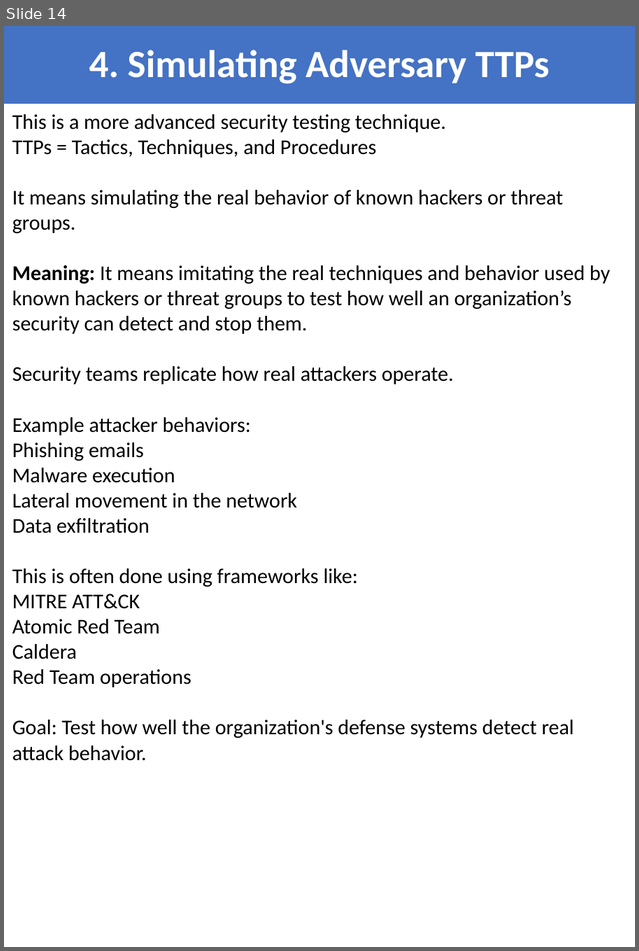
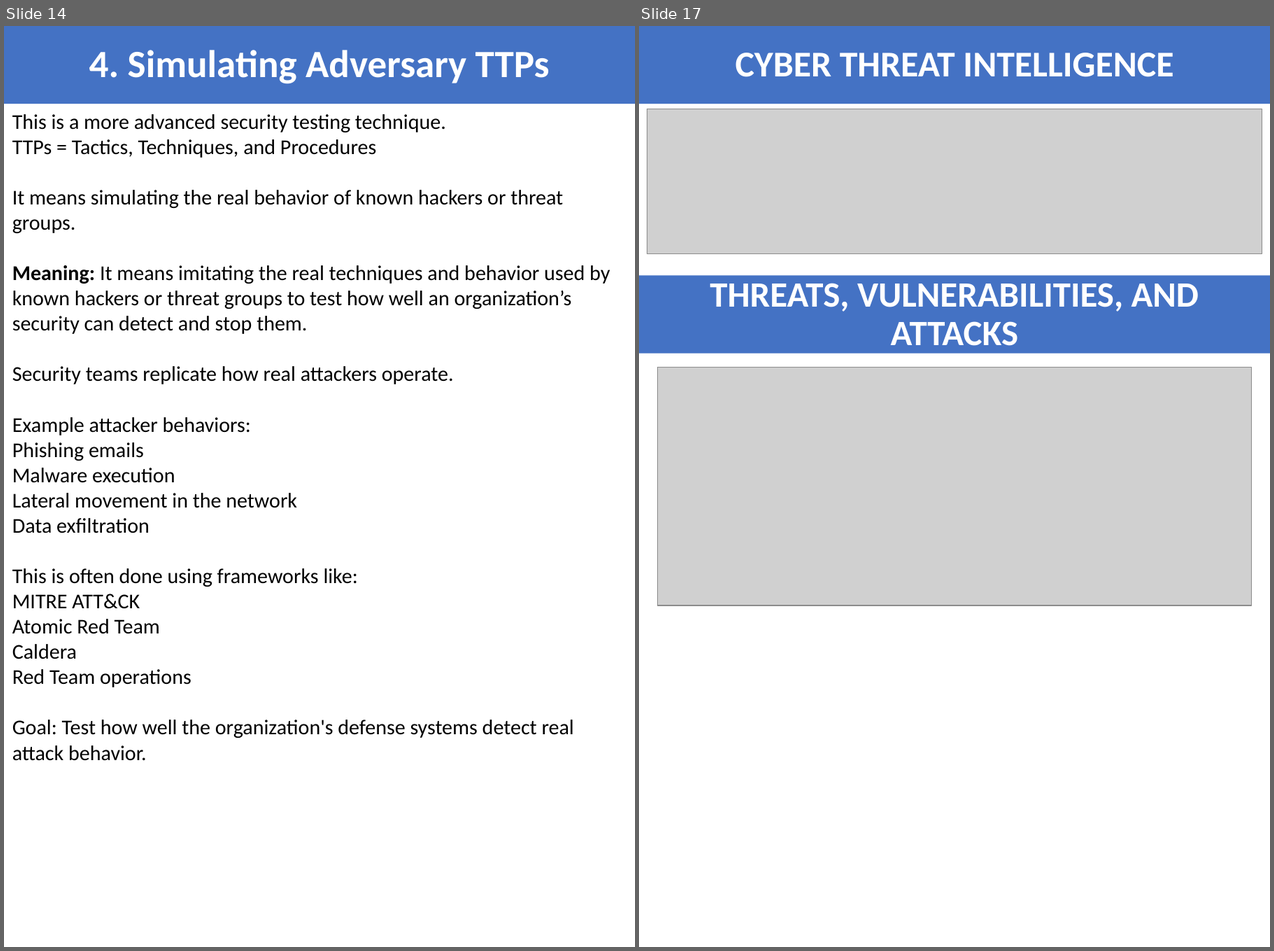
Before and after one commit to shankarpradhan/Networking, a slide deck: SASE/MITRE_ATTACK.pptx. Shown side by side, each under a label of ours: slide 14 before the commit, slides 14 and 17 after it; the slides between them are not shown. The pictures are 639x951 and 1274x951 pixels, drawn with LibreOffice and Linux fonts; fonts in the diff are those of the drawing; grey boxes stand for pictures. Boxes give left, top, right and bottom in pixels: in the first picture for what was removed or moved away, otherwise in the second. Text is boxed around its words. In the diff, an @@ line names an element or a change of style, - is before the commit and + after.

```diff
--- a/SASE/MITRE_ATTACK.pptx
+++ b/SASE/MITRE_ATTACK.pptx
@@ slide 17 added at (x1=639, y1=26, x2=1270, y2=947), background #FFFFFF @@
@@ title added at (x1=639, y1=26, x2=1270, y2=104), fill #4472C4, 31 pt, text #FFFFFF, bold @@
+CYBER THREAT INTELLIGENCE
@@ picture added at (x1=647, y1=109, x2=1262, y2=254) @@
@@ rectangle added at (x1=639, y1=275, x2=1270, y2=354), fill #4472C4, 30.5 pt, text #FFFFFF, bold @@
+THREATS, VULNERABILITIES, AND ATTACKS
@@ picture added at (x1=657, y1=368, x2=1252, y2=606) @@
```
Also in this commit, not shown: 1 slide changed, 3 other slides added.
